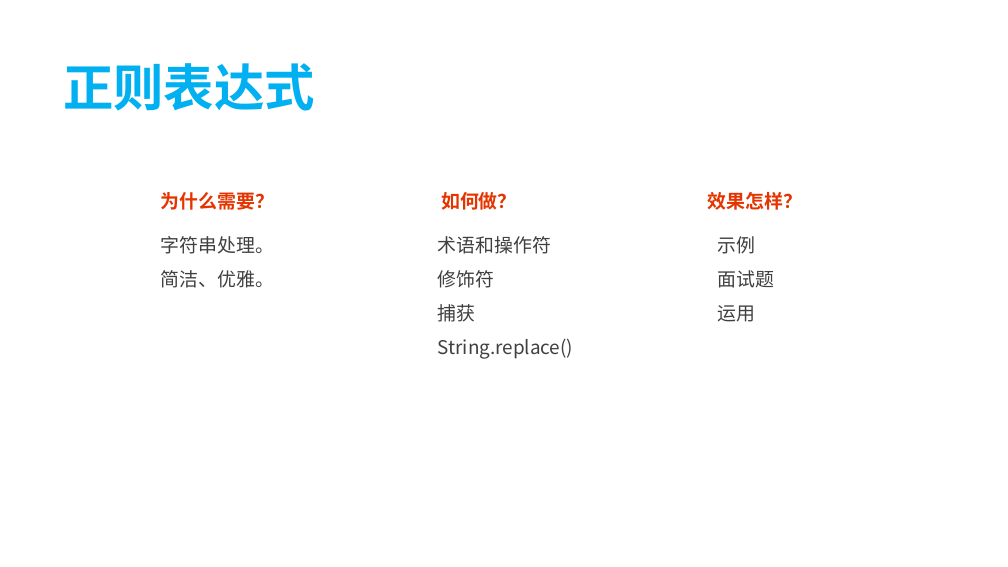
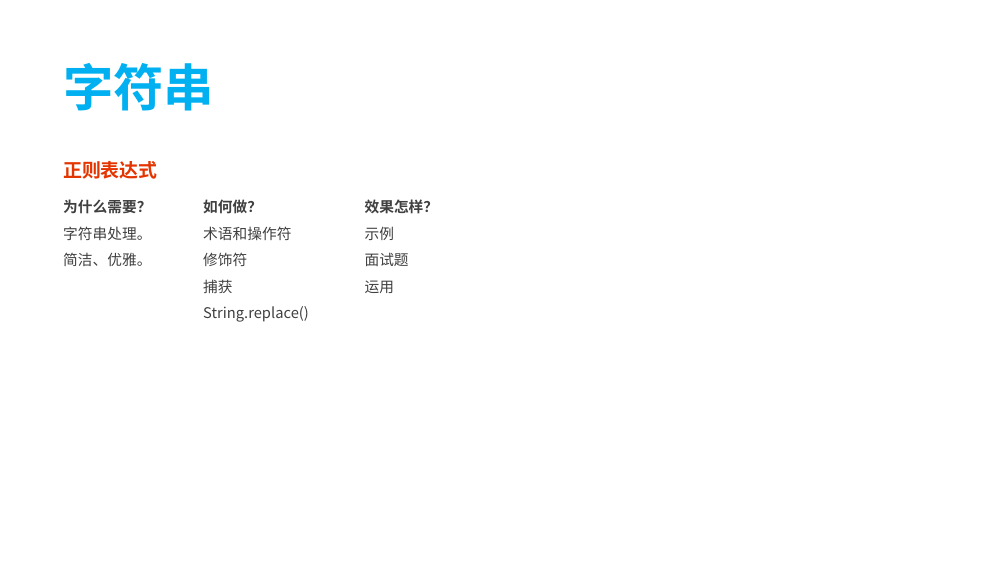
Before and after one commit to tecshuttle/interview, a slide deck: slide 9 of 2 前端/《JavaScript忍者秘籍（第2版）》.pptx. Drawn at 1008x567 pixels with LibreOffice and Linux fonts; fonts in the diff are those of the drawing. Boxes give left, top, right and bottom in pixels: in the first picture for what was removed or moved away, otherwise in the second. Text is boxed around its words. In the diff, an @@ line names an element or a change of style, - is before the commit and + after.

```diff
--- a/2 前端/《JavaScript忍者秘籍（第2版）》.pptx
+++ b/2 前端/《JavaScript忍者秘籍（第2版）》.pptx
@@ text added at box(63, 63, 214, 111), 48 pt, text #00B0F0, bold @@
+字符串
@@ text "正则表达式": place and size @@
-text "正则表达式" at box(63, 63, 315, 111)
+text "正则表达式" at box(63, 161, 157, 179)
@@ text "正则表达式" at box(63, 161, 157, 179): size 48 to 18 pt, font Open Sans to Noto Sans CJK SC, text colour #00B0F0 to #E43500; line spacing 1 to 1.5 @@
@@ text "为什么需要？": place and size @@
-text "为什么需要？" at box(161, 192, 274, 210)
+text "为什么需要？" at box(63, 199, 151, 214)
@@ text "如何做？": place and size @@
-text "如何做？" at box(441, 192, 517, 210)
+text "如何做？" at box(203, 199, 262, 214)
@@ size 18 to 14 pt, text colour #E43500 to #404040 in 3 elements at box(63, 199, 151, 214), box(203, 199, 262, 214), box(365, 199, 439, 214) @@
@@ text "效果怎样？": place and size @@
-text "效果怎样？" at box(708, 192, 802, 210)
+text "效果怎样？" at box(365, 199, 439, 214)
@@ text "字符串处理。": place and size @@
-text "字符串处理。" at box(161, 236, 274, 288)
+text "字符串处理。" at box(63, 226, 151, 266)
@@ text "术语和操作符": place and size @@
-text "术语和操作符" at box(438, 236, 574, 359)
+text "术语和操作符" at box(203, 226, 309, 322)
@@ size 18 to 14 pt in 3 elements at box(63, 226, 151, 266), box(203, 226, 309, 322), box(365, 226, 409, 293) @@
@@ text "示例": place and size @@
-text "示例" at box(717, 236, 774, 322)
+text "示例" at box(365, 226, 409, 293)
```
Also in this commit, not shown: 1 other slide changed, 2 other files.
